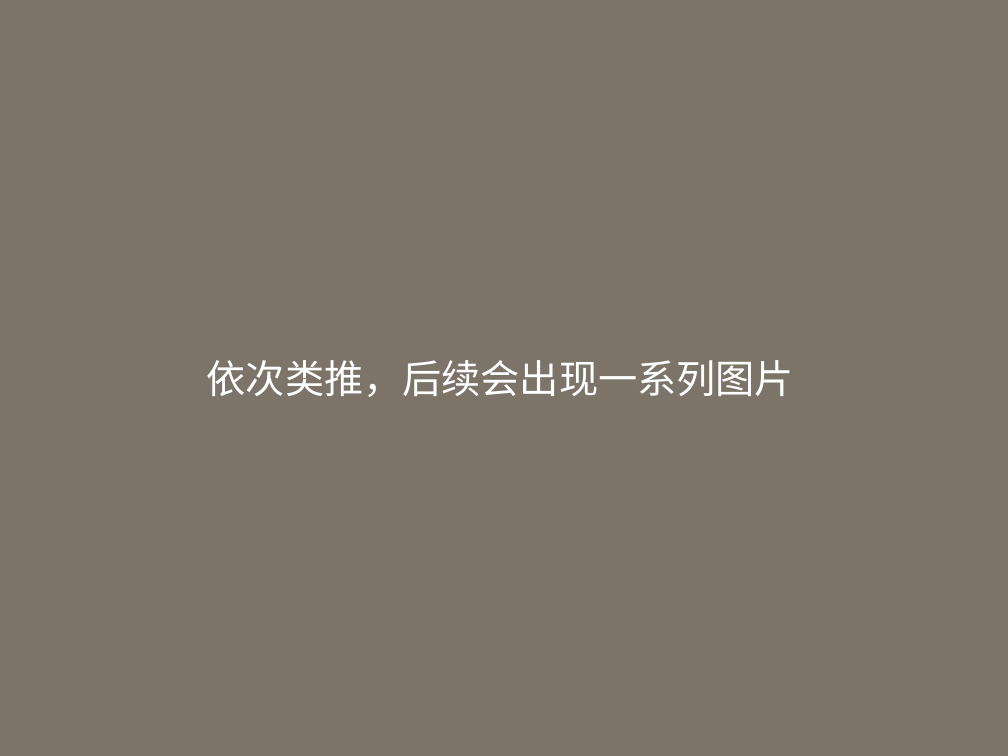
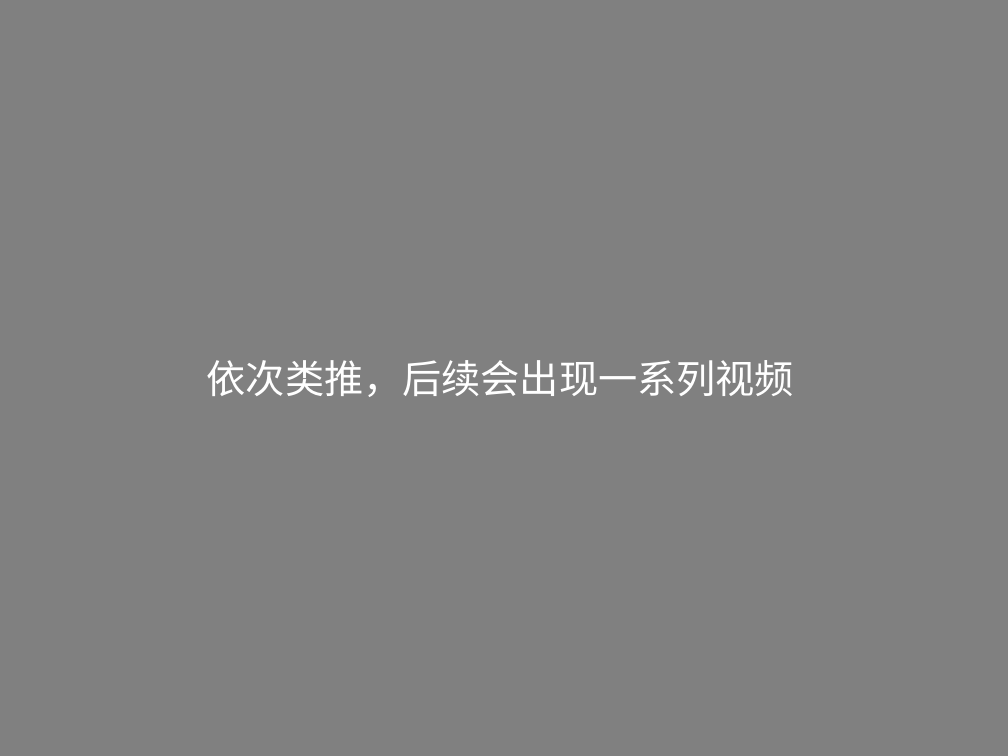
Before and after one commit to Yuxuan-Dai-psycho/NaturalVisionProject, a slide deck: slide 6 of action/instruction/instruction.pptx (slide 7 before the commit). Drawn at 1008x756 pixels with LibreOffice and Linux fonts; fonts in the diff are those of the drawing. Boxes give left, top, right and bottom in pixels: in the first picture for what was removed or moved away, otherwise in the second. Text is boxed around its words. In the diff, an @@ line names an element or a change of style, - is before the commit and + after.

```diff
--- a/action/instruction/instruction.pptx
+++ b/action/instruction/instruction.pptx
@@ background #7C7468 to #808080 @@
@@ text at bbox=[207, 360, 794, 397]: text changed @@
-依次类推，后续会出现一系列图片
+依次类推，后续会出现一系列视频
```
Also in this commit, not shown: 7 other slides changed, 7 slides removed, 8 other files.
